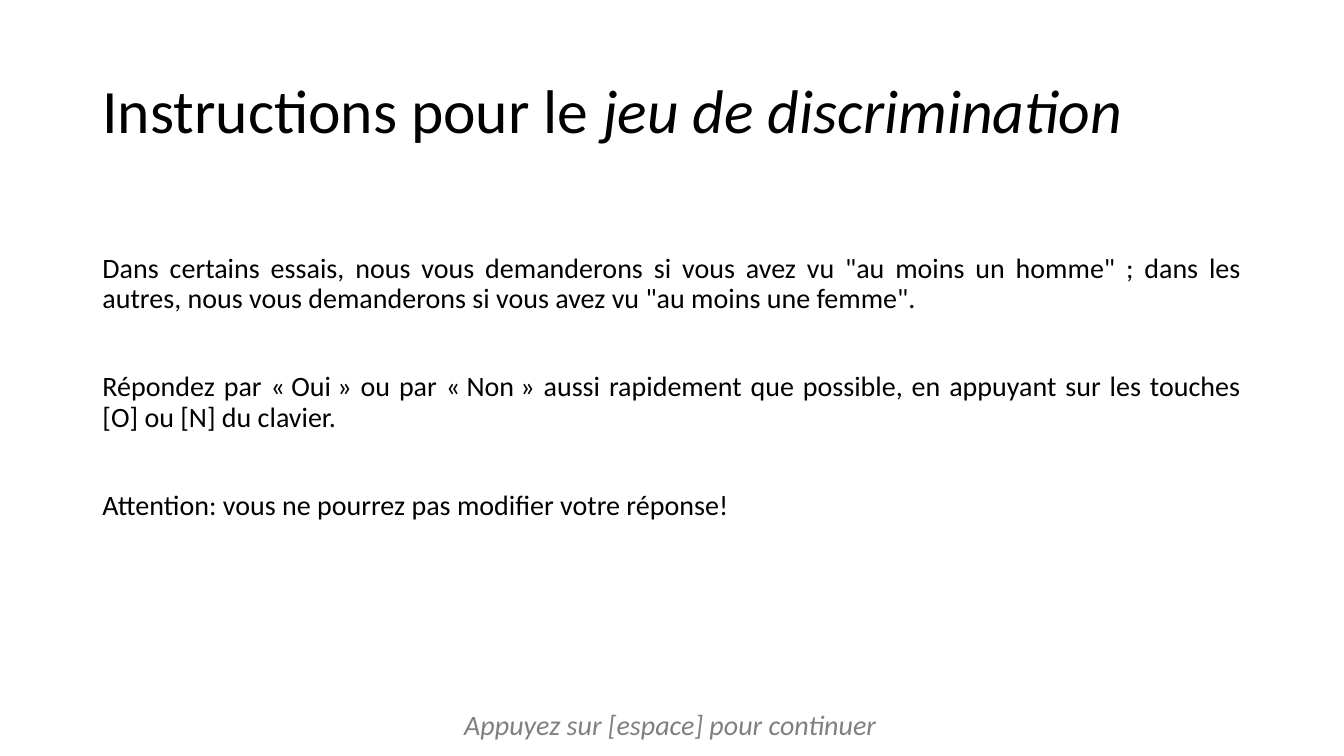
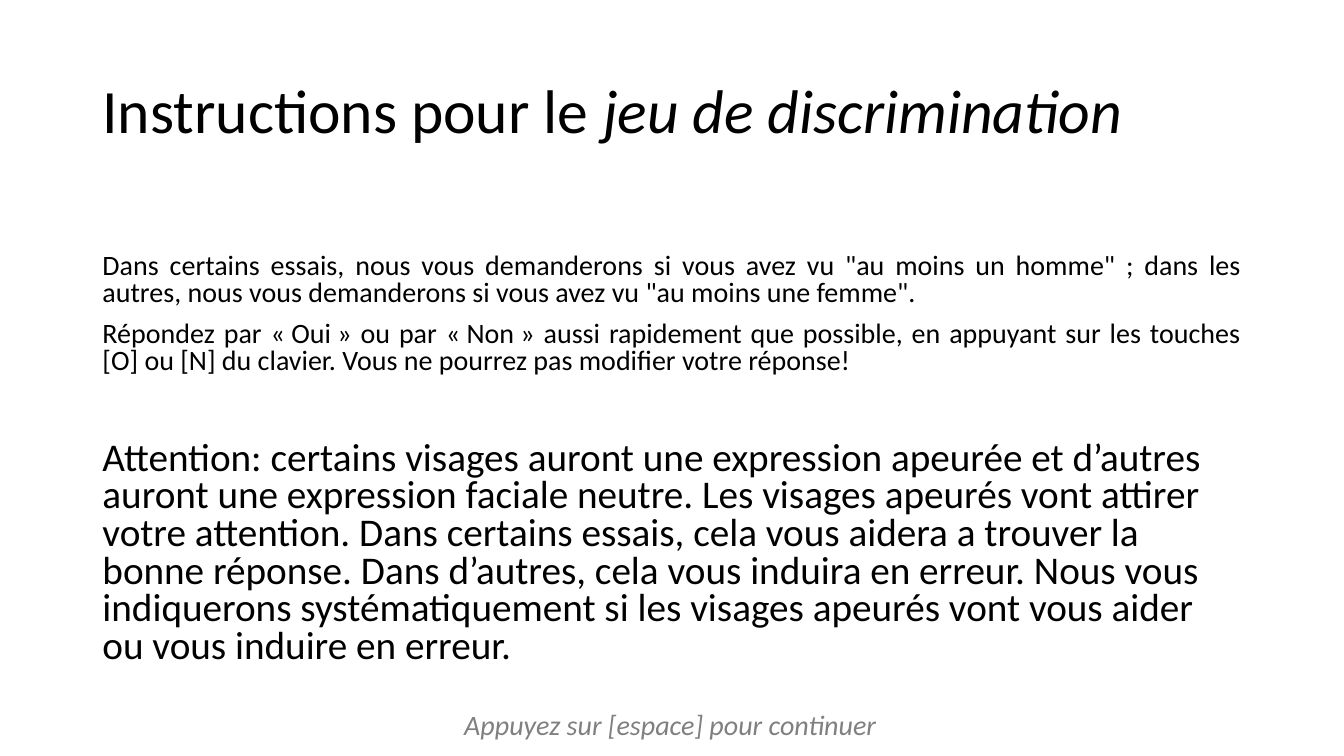
Before and after one commit to jusporrer/Emotion_regulation, a slide deck: slide 7 of instructions/instructionsDiapo.pptx. Drawn at 1344x756 pixels with LibreOffice and Linux fonts; fonts in the diff are those of the drawing. Boxes give left, top, right and bottom in pixels: in the first picture for what was removed or moved away, otherwise in the second. Text is boxed around its words. In the diff, an @@ line names an element or a change of style, - is before the commit and + after.

Commit message:
improved instructions

```diff
--- a/instructions/instructionsDiapo.pptx
+++ b/instructions/instructionsDiapo.pptx
@@ text at (102, 255, 1240, 306): line spacing 0.9 to 0.8 @@
@@ text at (102, 323, 1240, 660): text changed; size 20 to 28 pt @@
-Répondez par « Oui » ou par « Non » aussi rapidement que possible, en appuyant sur les touches [O] ou [N] du clavier.
-Attention: vous ne pourrez pas modifier votre réponse!
+Répondez par « Oui » ou par « Non » aussi rapidement que possible, en appuyant sur les touches [O] ou [N] du clavier. Vous ne pourrez pas modifier votre réponse!
+Attention: certains visages auront une expression apeurée et d’autres auront une expression faciale neutre. Les visages apeurés vont attirer votre attention. Dans certains essais, cela vous aidera a trouver la bonne réponse. Dans d’autres, cela vous induira en erreur. Nous vous indiquerons systématiquement si les visages apeurés vont vous aider ou vous induire en erreur.
```
Also in this commit, not shown: 7 other slides changed, 3 other files.
